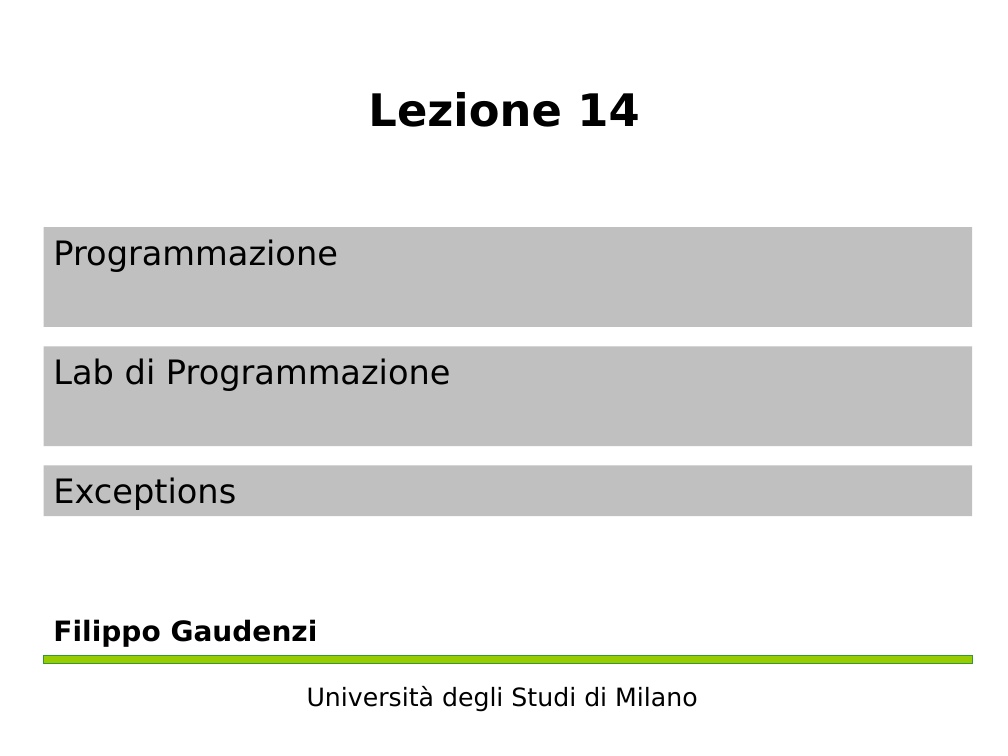
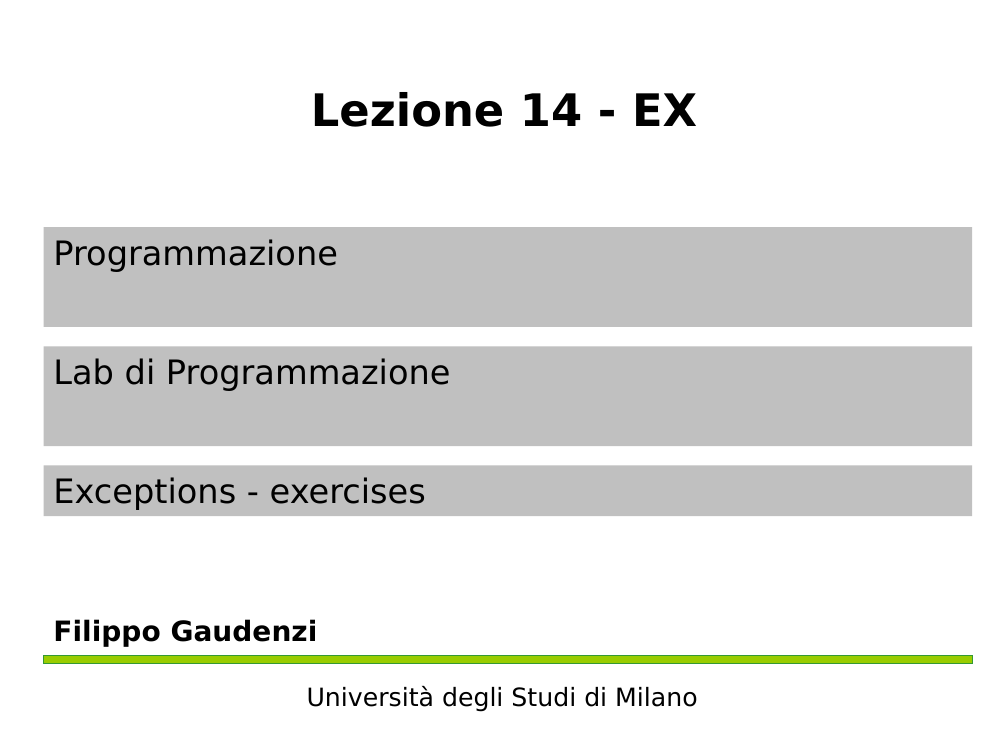
Before and after one commit to fgaudenzi/lezioni, a slide deck: slide 1 of lez 14/ex.pptx. Drawn at 1008x756 pixels with LibreOffice and Linux fonts; fonts in the diff are those of the drawing. Boxes give left, top, right and bottom in pixels: in the first picture for what was removed or moved away, otherwise in the second. Text is boxed around its words. In the diff, an @@ line names an element or a change of style, - is before the commit and + after.

```diff
--- a/lez 14/ex.pptx
+++ b/lez 14/ex.pptx
@@ title at (x1=311, y1=92, x2=697, y2=127): text changed @@
-Lezione 14
+Lezione 14 - EX
@@ text in rectangle at (x1=53, y1=477, x2=426, y2=510): text changed @@
-Exceptions
+Exceptions - exercises
```
Also in this commit, not shown: 1 other slide changed, 5 slides added, 1 other file.
